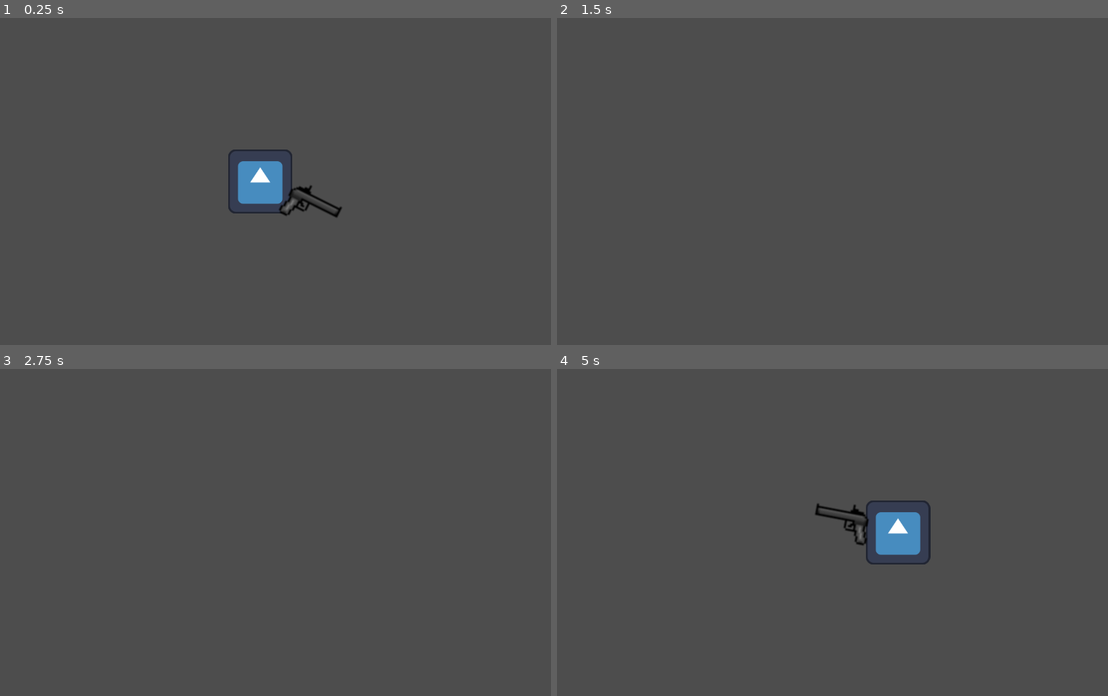
Above: before the commit, frames 1-4 (two rows, left to right).
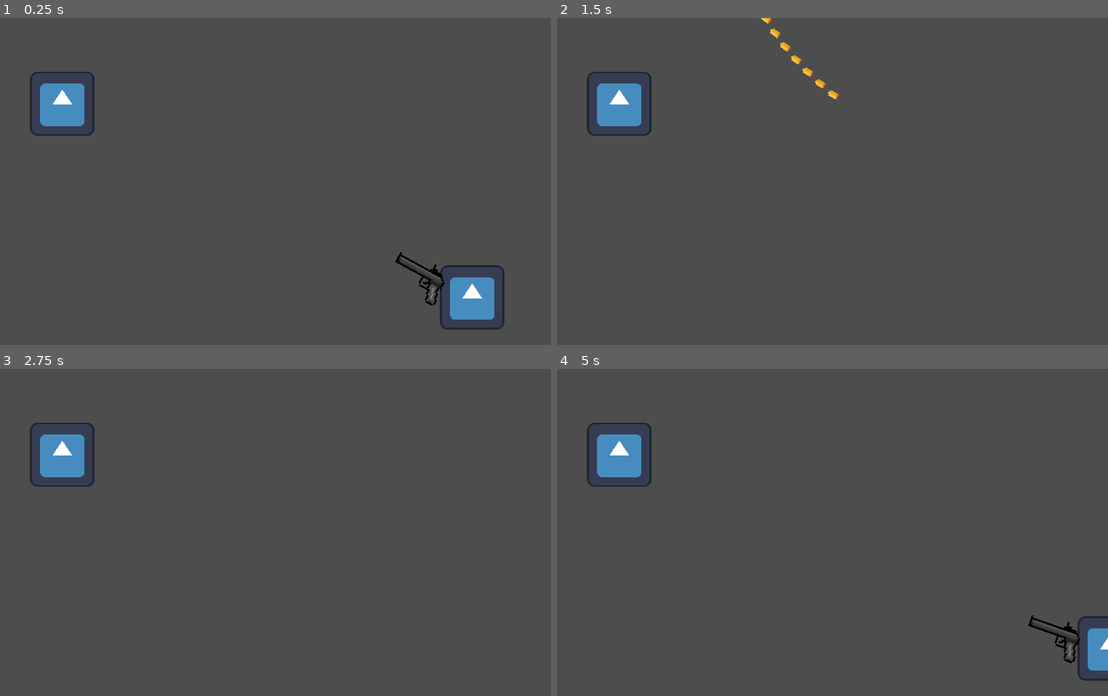
Above: after the commit, the same moments.

Repository: lewando54/danger-of-precipitation
Game: Godot game, scene res://level.tscn
The game is run twice, just before and just after one commit, with the same random seed, the same clock (stepped at 60 frames per second) and the same inputs. Before the commit the project starts from res://Player.tscn. The engine's default icon, where the game draws it, is replaced by a stand-in: a white triangle on a blue panel in a dark square.
Inputs (mouse positions are in pixels of both pictures, inside the frame that each line leads up to):
- Up to frame 1 (0.25 s): no input
- Up to frame 2 (1.5 s): tap Enter at 0.5 s; move the mouse to (942, 165) at 0.52 s; press the mouse at (942, 165) at 0.53 s; hold Right (ui_right) 0.53-1.28 s; move the mouse to (700, 197) at 1.27 s; release the mouse at (700, 197) at 1.28 s; hold Down (ui_down) from 1.28 s (still down); click (700, 197) at 1.35 s
- Up to frame 3 (2.75 s): tap Space at 2 s; move the mouse to (319, 460) at 2.02 s; release Down (ui_down) at 2.03 s; press the mouse at (319, 460) at 2.03 s; hold Right (ui_right) from 2.03 s (still down)
- Up to frame 4 (5 s): tap Enter at 2.75, 4.25 s; move the mouse to (788, 597) at 2.77 s; release Right (ui_right) at 2.78 s; release the mouse at (788, 597) at 2.78 s; hold Up (ui_up) 2.78-3.53 s; click (788, 597) at 2.85 s; tap Space at 3.5 s; move the mouse to (992, 581) at 3.52 s; press the mouse at (992, 581) at 3.53 s; hold Left (ui_left) from 3.53 s (still down); move the mouse to (645, 483) at 4.27 s; release the mouse at (645, 483) at 4.28 s; click (645, 483) at 4.35 s

The runs differ from the first frame. In frame 1, 4.5% of the frame differs, in the area x 5-92%, y 16-96%; in frame 2, 1.5%; in frame 3, 1.3%; in frame 4, 3.8%.

Commit message:
Finished basic shooting and movement

Diff:
--- a/Player.gd
+++ b/Player.gd
@@ -1,14 +1,16 @@
 extends CharacterBody2D
 
 var curr_weapon
-var weapons = ["Basic"]
+var curr_weapon_instance
+var weapons = ["Basic", "Laser"]
 
 # Called when the node enters the scene tree for the first time.
 func _ready():
 	position.x = get_viewport_rect().size.x / 2
 	position.y = get_viewport_rect().size.y / 2
 	curr_weapon = load("res://Weapons/"+weapons[0]+"/weapon.tscn")
-	add_child(curr_weapon.instantiate())
+	curr_weapon_instance = curr_weapon.instantiate()
+	add_child(curr_weapon_instance)
 
 var speed = 1200
 var acceleration = 10
@@ -26,3 +28,6 @@
 	target_velocity = target_velocity.normalized() * speed
 	velocity = velocity.lerp(target_velocity, acceleration * delta)
 	move_and_slide()
+
+	if Input.is_action_pressed("shoot"):
+		SignalBus.emit_signal("on_player_shoot")
--- a/Player.tscn
+++ b/Player.tscn
@@ -17,7 +17,7 @@
 [sub_resource type="RectangleShape2D" id="RectangleShape2D_d6frh"]
 size = Vector2(128, 128)
 
-[node name="Node2D" type="Node2D"]
+[node name="Player" type="Node2D"]
 
 [node name="CharacterBody2D" type="CharacterBody2D" parent="."]
 script = ExtResource("1_7vjqj")
--- /dev/null
+++ b/SignalBus.gd
@@ -0,0 +1,12 @@
+extends Node
+
+signal on_player_shoot
+
+# Called when the node enters the scene tree for the first time.
+func _ready():
+	pass # Replace with function body.
+
+
+# Called every frame. 'delta' is the elapsed time since the previous frame.
+func _process(delta):
+	pass
--- a/Weapons/Basic/weapon.gd
+++ b/Weapons/Basic/weapon.gd
@@ -2,9 +2,15 @@
 
 var scale_y
 var m_scale_y
+@export var bullet_speed = 1
+@export var shoot_speed = 2
+@export var bullet : PackedScene
+
+var can_shoot = true
 
 # Called when the node enters the scene tree for the first time.
 func _ready():
+	SignalBus.on_player_shoot.connect(_on_player_shot)
 	scale_y = $AnimatedSprite2D.scale.y
 	m_scale_y = -scale_y
 
@@ -21,3 +27,8 @@
 		$AnimatedSprite2D.scale.y = m_scale_y
 	else:
 		$AnimatedSprite2D.scale.y = scale_y
+
+func _on_player_shot():
+	var bullet_instance = bullet.instantiate()
+	bullet_instance.global_transform = $BulletSpawner.global_transform
+	get_tree().root.add_child(bullet_instance)
--- a/Weapons/Basic/weapon.tscn
+++ b/Weapons/Basic/weapon.tscn
@@ -1,6 +1,7 @@
-[gd_scene load_steps=4 format=3 uid="uid://cgmgh7ysdg74b"]
+[gd_scene load_steps=5 format=3 uid="uid://cgmgh7ysdg74b"]
 
 [ext_resource type="Texture2D" uid="uid://cdily4w10boid" path="res://Weapons/Basic/basic_weapon_sprite.png" id="1_xf8jg"]
+[ext_resource type="PackedScene" uid="uid://ba832r7cf2uak" path="res://Weapons/Basic/weapon_bullet.tscn" id="2_hb1k1"]
 [ext_resource type="Script" path="res://Weapons/Basic/weapon.gd" id="2_i1c3t"]
 
 [sub_resource type="SpriteFrames" id="SpriteFrames_8muik"]
@@ -16,8 +17,13 @@
 
 [node name="Weapon" type="Node2D"]
 script = ExtResource("2_i1c3t")
+bullet = ExtResource("2_hb1k1")
 
 [node name="AnimatedSprite2D" type="AnimatedSprite2D" parent="."]
 position = Vector2(115, 7.62939e-06)
 scale = Vector2(3.78125, 3.78125)
 sprite_frames = SubResource("SpriteFrames_8muik")
+
+[node name="BulletSpawner" type="Marker2D" parent="."]
+position = Vector2(169, -5.68434e-14)
+scale = Vector2(1, 1)
--- /dev/null
+++ b/Weapons/Basic/weapon_bullet.gd
@@ -0,0 +1,11 @@
+extends RigidBody2D
+
+@export var speed = 1000
+
+# Called every frame. 'delta' is the elapsed time since the previous frame.
+func _process(delta):
+	linear_velocity = Vector2.RIGHT.rotated(rotation) * speed
+	position += linear_velocity * delta
+
+	if position.x >= get_viewport().get_visible_rect().size.x or position.x <= 0 or position.y >= get_viewport().get_visible_rect().size.y or position.y <= 0:
+		queue_free()
--- a/Weapons/Basic/weapon_bullet.tscn
+++ b/Weapons/Basic/weapon_bullet.tscn
@@ -1,6 +1,7 @@
-[gd_scene load_steps=3 format=3 uid="uid://ba832r7cf2uak"]
+[gd_scene load_steps=5 format=3 uid="uid://ba832r7cf2uak"]
 
-[ext_resource type="Texture2D" uid="uid://b5a3bxvdg11uq" path="res://Weapons/Basic/basic_weapon_bullet_sprite.png" id="1_rjg51"]
+[ext_resource type="Script" path="res://Weapons/Basic/weapon_bullet.gd" id="1_ppa4u"]
+[ext_resource type="Texture2D" uid="uid://ch6q40pcpwny5" path="res://Weapons/Basic/basic_weapon_bullet_sprite.png" id="1_rjg51"]
 
 [sub_resource type="SpriteFrames" id="SpriteFrames_b5tyi"]
 animations = [{
@@ -13,7 +14,19 @@
 "speed": 5.0
 }]
 
-[node name="Basic_weapon_bullet" type="Node2D"]
+[sub_resource type="RectangleShape2D" id="RectangleShape2D_lrhpt"]
+size = Vector2(21, 12)
+
+[node name="Basic_weapon_bullet" type="RigidBody2D"]
+collision_layer = 2
+collision_mask = 4
+gravity_scale = 0.0
+script = ExtResource("1_ppa4u")
 
 [node name="AnimatedSprite2D" type="AnimatedSprite2D" parent="."]
+scale = Vector2(3, 3)
 sprite_frames = SubResource("SpriteFrames_b5tyi")
+
+[node name="CollisionShape2D" type="CollisionShape2D" parent="."]
+position = Vector2(-1.5, 0)
+shape = SubResource("RectangleShape2D_lrhpt")
--- /dev/null
+++ b/level.tscn
@@ -0,0 +1,13 @@
+[gd_scene load_steps=3 format=3 uid="uid://wx4i8wj1go17"]
+
+[ext_resource type="PackedScene" uid="uid://bex1vphko6l24" path="res://Player.tscn" id="1_fvc0j"]
+[ext_resource type="Texture2D" uid="uid://b3mc3p7alof5m" path="res://icon.svg" id="2_vt3ec"]
+
+[node name="Level" type="Node2D"]
+
+[node name="Player" parent="." instance=ExtResource("1_fvc0j")]
+position = Vector2(420, 230)
+
+[node name="Icon" type="Sprite2D" parent="."]
+position = Vector2(184, 170)
+texture = ExtResource("2_vt3ec")
--- a/project.godot
+++ b/project.godot
@@ -11,10 +11,14 @@
 [application]
 
 config/name="Danger Of Precipitation"
-run/main_scene="res://Player.tscn"
+run/main_scene="res://level.tscn"
 config/features=PackedStringArray("4.0", "Mobile")
 boot_splash/bg_color=Color(0.290196, 0, 0.0431373, 1)
 config/icon="res://icon.svg"
+
+[autoload]
+
+SignalBus="*res://SignalBus.gd"
 
 [display]
 
@@ -26,6 +30,44 @@
 
 movie_writer/disable_vsync=true
 
+[input]
+
+ui_left={
+"deadzone": 0.5,
+"events": [Object(InputEventKey,"resource_local_to_scene":false,"resource_name":"","device":0,"window_id":0,"alt_pressed":false,"shift_pressed":false,"ctrl_pressed":false,"meta_pressed":false,"pressed":false,"keycode":4194319,"physical_keycode":0,"key_label":0,"unicode":4194319,"echo":false,"script":null)
+, Object(InputEventJoypadButton,"resource_local_to_scene":false,"resource_name":"","device":0,"button_index":13,"pressure":0.0,"pressed":false,"script":null)
+, Object(InputEventKey,"resource_local_to_scene":false,"resource_name":"","device":-1,"window_id":0,"alt_pressed":false,"shift_pressed":false,"ctrl_pressed":false,"meta_pressed":false,"pressed":false,"keycode":0,"physical_keycode":65,"key_label":0,"unicode":97,"echo":false,"script":null)
+]
+}
+ui_right={
+"deadzone": 0.5,
+"events": [Object(InputEventKey,"resource_local_to_scene":false,"resource_name":"","device":0,"window_id":0,"alt_pressed":false,"shift_pressed":false,"ctrl_pressed":false,"meta_pressed":false,"pressed":false,"keycode":4194321,"physical_keycode":0,"key_label":0,"unicode":4194321,"echo":false,"script":null)
+, Object(InputEventJoypadButton,"resource_local_to_scene":false,"resource_name":"","device":0,"button_index":14,"pressure":0.0,"pressed":false,"script":null)
+, Object(InputEventKey,"resource_local_to_scene":false,"resource_name":"","device":-1,"window_id":0,"alt_pressed":false,"shift_pressed":false,"ctrl_pressed":false,"meta_pressed":false,"pressed":false,"keycode":0,"physical_keycode":68,"key_label":0,"unicode":100,"echo":false,"script":null)
+]
+}
+ui_up={
+"deadzone": 0.5,
+"events": [Object(InputEventKey,"resource_local_to_scene":false,"resource_name":"","device":0,"window_id":0,"alt_pressed":false,"shift_pressed":false,"ctrl_pressed":false,"meta_pressed":false,"pressed":false,"keycode":4194320,"physical_keycode":0,"key_label":0,"unicode":4194320,"echo":false,"script":null)
+, Object(InputEventJoypadButton,"resource_local_to_scene":false,"resource_name":"","device":0,"button_index":11,"pressure":0.0,"pressed":false,"script":null)
+, Object(InputEventKey,"resource_local_to_scene":false,"resource_name":"","device":-1,"window_id":0,"alt_pressed":false,"shift_pressed":false,"ctrl_pressed":false,"meta_pressed":false,"pressed":false,"keycode":0,"physical_keycode":87,"key_label":0,"unicode":119,"echo":false,"script":null)
+]
+}
+ui_down={
+"deadzone": 0.5,
+"events": [Object(InputEventKey,"resource_local_to_scene":false,"resource_name":"","device":0,"window_id":0,"alt_pressed":false,"shift_pressed":false,"ctrl_pressed":false,"meta_pressed":false,"pressed":false,"keycode":4194322,"physical_keycode":0,"key_label":0,"unicode":4194322,"echo":false,"script":null)
+, Object(InputEventJoypadButton,"resource_local_to_scene":false,"resource_name":"","device":0,"button_index":12,"pressure":0.0,"pressed":false,"script":null)
+, Object(InputEventKey,"resource_local_to_scene":false,"resource_name":"","device":-1,"window_id":0,"alt_pressed":false,"shift_pressed":false,"ctrl_pressed":false,"meta_pressed":false,"pressed":false,"keycode":0,"physical_keycode":83,"key_label":0,"unicode":115,"echo":false,"script":null)
+]
+}
+shoot={
+"deadzone": 0.5,
+"events": [Object(InputEventMouseButton,"resource_local_to_scene":false,"resource_name":"","device":-1,"window_id":0,"alt_pressed":false,"shift_pressed":false,"ctrl_pressed":false,"meta_pressed":false,"button_mask":0,"position":Vector2(0, 0),"global_position":Vector2(0, 0),"factor":1.0,"button_index":1,"pressed":false,"double_click":false,"script":null)
+, Object(InputEventJoypadButton,"resource_local_to_scene":false,"resource_name":"","device":-1,"button_index":9,"pressure":0.0,"pressed":false,"script":null)
+]
+}
+
 [rendering]
 
+textures/canvas_textures/default_texture_filter=0
 renderer/rendering_method="mobile"
Binary file changed: Weapons/Basic/basic_weapon_bullet_sprite.png
Not shown, changed: Weapons/Basic/basic_weapon_bullet_sprite.png.import
Binary file changed: Weapons/Basic/basic_weapon_sprite.png
